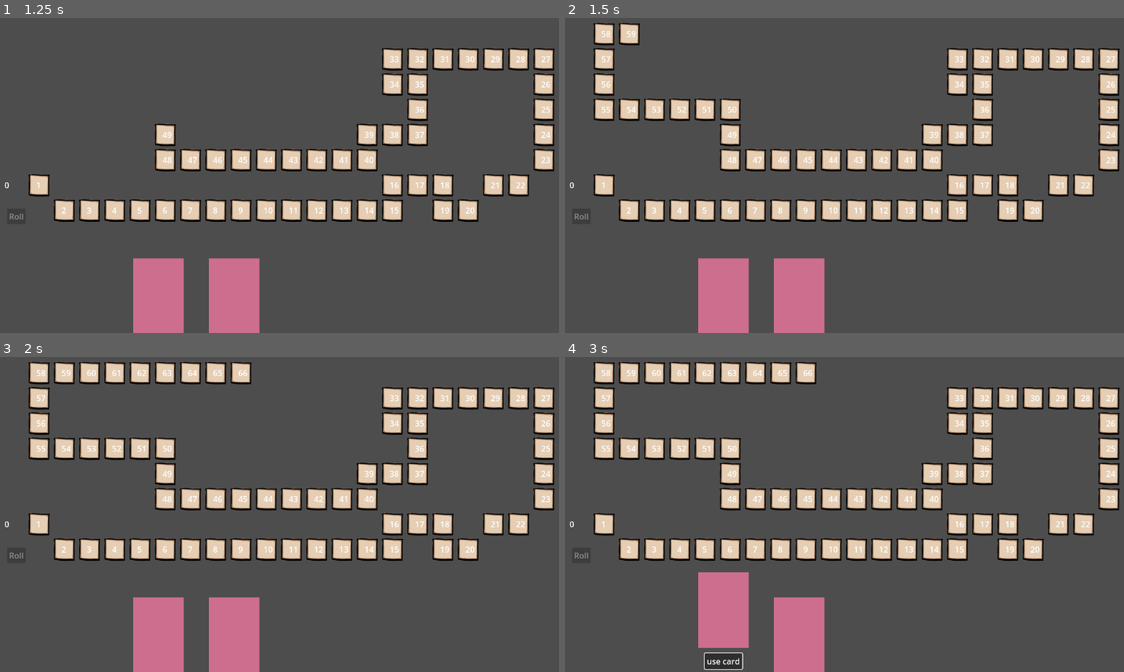
Above: before the commit, frames 1-4 (two rows, left to right).
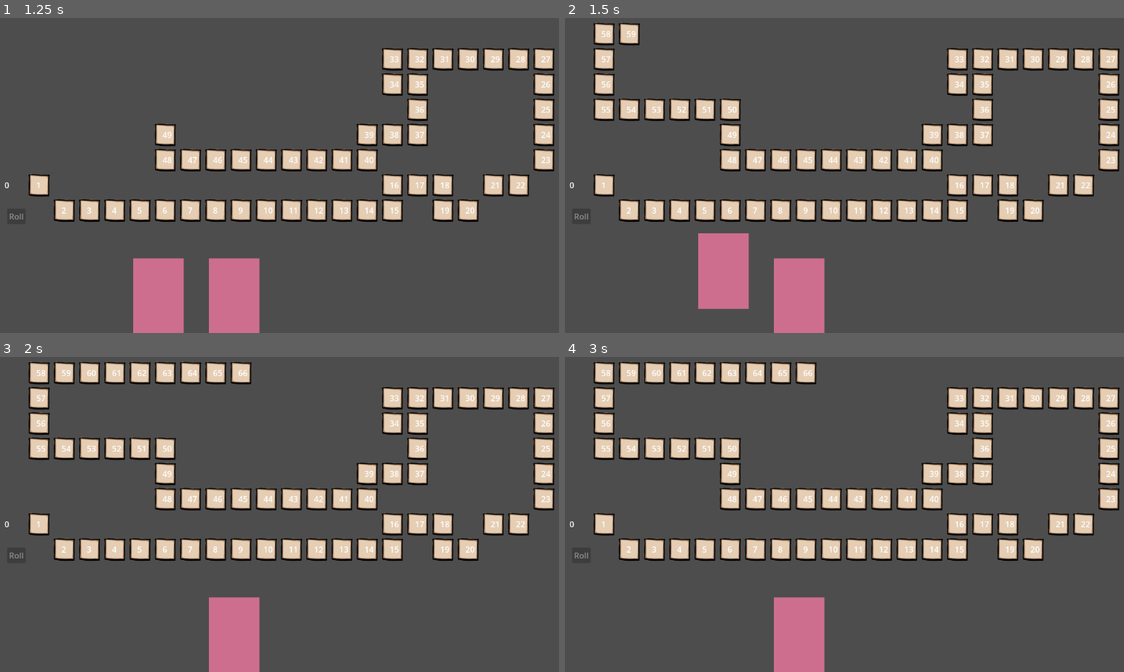
Above: after the commit, the same moments.

Repository: JJWithNoSauce/BandaiSnakeProject
Game: Godot game, scene res://scene/main.tscn
Two runs of this game, one before a commit and one after it. Both use one fixed random seed, a clock stepped at 60 frames per second and the inputs below. This scene is started directly instead of the project's main scene.
Inputs (mouse positions are in pixels of both pictures, inside the frame that each line leads up to):
- Up to frame 1 (1.25 s): click "use card" at 0.5 s
- Up to frame 2 (1.5 s): click (721, 323) at 1.25 s, where only the run before the commit has a clickable "use card"
- Up to frame 3 (2 s): no input
- Up to frame 4 (3 s): click (721, 662) at 2 s, where only the run before the commit has a clickable "use card"; tap Enter at 2.75 s; move the mouse to (721, 634) at 2.77 s; press the mouse at (721, 634) at 2.78 s

Frame 1 is identical in both runs. In frame 2, 1.4% of the frame differs, in the area x 23-33%, y 68-100%; in frame 3, 2.2%; in frame 4, 2.6%.
Error in both runs: Invalid type in function 'rpc_id' in base 'Callable'. Cannot convert argument 1 from Nil to int. (res://scripts/network/gameController.gd:38)

Commit message:
opt and fix

Diff:
--- a/scene/card/cardMagnet.tscn
+++ b/scene/card/cardMagnet.tscn
@@ -1,8 +1,9 @@
-[gd_scene load_steps=5 format=3 uid="uid://cghgbi7wc6ltj"]
+[gd_scene load_steps=6 format=3 uid="uid://cghgbi7wc6ltj"]
 
 [ext_resource type="Script" path="res://scripts/card/cardMagnat.gd" id="1_q0k73"]
 [ext_resource type="PackedScene" uid="uid://bna34vu8s5tj7" path="res://scene/component/game/comp_card_select.tscn" id="2_ty2o1"]
 [ext_resource type="PackedScene" uid="uid://bv6cgigw0e80b" path="res://scene/component/game/comp_select_allInRange.tscn" id="3_ik82p"]
+[ext_resource type="PackedScene" uid="uid://btmld4yfktbs4" path="res://scene/component/game/comp_action_walk.tscn" id="4_f36fn"]
 
 [sub_resource type="RectangleShape2D" id="RectangleShape2D_heg6y"]
 size = Vector2(492.611, 150)
@@ -25,4 +26,8 @@
 shape = SubResource("RectangleShape2D_heg6y")
 
 [node name="comp_select_allInRange" parent="." instance=ExtResource("3_ik82p")]
-stepRange = 5
+stepRange = 10
+
+[node name="CompActionWalk" parent="." instance=ExtResource("4_f36fn")]
+
+[connection signal="selectPlayer" from="comp_select_allInRange" to="." method="_on_comp_select_all_in_range_select_player"]
--- a/scripts/card/cardMagnat.gd
+++ b/scripts/card/cardMagnat.gd
@@ -1,7 +1,7 @@
 extends CardParent
 
-func _ready():
-	pass
-
-func _process(delta):
-	pass
+func _on_comp_select_all_in_range_select_player(players):
+	for i in players :
+		var step = ActionControl.nowPlayer.stepNow - i.stepNow
+		var dir = step/abs(step)
+		$CompActionWalk.walkingStep(i,abs(step),dir)
--- a/scripts/component/game/actionWalkComp.gd
+++ b/scripts/component/game/actionWalkComp.gd
@@ -10,4 +10,8 @@
 func _process(delta):
 	pass
 
-#func waklking()
+func walkingStep(player,step,dir):
+	ActionControl.server_on_setWalk.rpc(player.uid,step,dir)
+
+func walking(player):
+	ActionControl.server_on_setWalk.rpc(player.walkStep,dir)
--- a/scripts/component/game/comp_select_allInRange.gd
+++ b/scripts/component/game/comp_select_allInRange.gd
@@ -12,4 +12,4 @@
 
 		var delStep = nowPlayer.stepNow - player.stepNow
 		if abs(delStep) <= stepRange:
-			setTarget(player,true)
+			setTarget(player,false)
--- a/scripts/component/ui/aim.gd
+++ b/scripts/component/ui/aim.gd
@@ -15,10 +15,13 @@
 	add_to_group("card")
 	add_to_group("aimming")
 	global_scale = Vector2(1,1)
-	if not isCanSelect :
-		$Polygon2D.visible = false
-		$Polygon2D2.visible = true
+	if not isCanSelect : select(true)
 
+
+func select(s):
+	$Polygon2D.visible = !s
+	$Polygon2D2.visible = s
+	isSelect = s
 
 func _process(delta):
 	global_position = player.global_position
@@ -31,9 +34,7 @@
 
 func _input(event):
 	if event.is_action_pressed("click") and isMouse and isCanSelect:
-		$Polygon2D.visible = false
-		$Polygon2D2.visible = true
-		isSelect = true
+		select(true)
 		get_tree().call_group("aimming","playerSelected")
 
 func playerSelected():
@@ -41,7 +42,7 @@
 	queue_free()
 
 func on_useCard():
-	if isSelect or not isCanSelect:
+	if isSelect :
 		selectPlayer.emit(player)
 	queue_free()
 
--- a/scripts/main.gd
+++ b/scripts/main.gd
@@ -2,6 +2,7 @@
 @export var playerScene:PackedScene
 var point = 0
 var reqPoint = 0
+var isWalkRoll = false
 
 func _ready():
 	add_to_group("system")
@@ -38,14 +39,19 @@
 	await Lib.wait(0.2)
 	point = GameController.point
 
-	GameController.server_getEndTurn.rpc()
 	get_tree().call_group("moving","on_walkToStep",point,1)
 
 	reqPoint = 0
 	$ui/point.text = str(point)
 	$ui/roll.disabled = true
 	$trunTimeout.stop()
+	isWalkRoll = true
 
+
+func on_walked():
+	if not isWalkRoll : return
+	isWalkRoll = false
+	GameController.server_getEndTurn.rpc()
 	get_tree().call_group("network","on_endTurn")
 
 func on_isTurn():
--- a/scripts/network/actionControl.gd
+++ b/scripts/network/actionControl.gd
@@ -1,7 +1,16 @@
 extends Node
 
 var playersStat = {}
-var nowPlayer
+var nowPlayer : Player
 
 func setNowPlayer(id):
 	nowPlayer = playersStat[id]
+
+@rpc("any_peer","call_local","reliable",3)
+func server_on_setWalk(id,step,dir):
+	if not Lib.isServer() : return
+	on_getWalk.rpc_id(id,step,dir)
+
+@rpc("authority","call_local","reliable",3)
+func on_getWalk(step,dir):
+	nowPlayer.on_walkToStep(step,dir)
--- a/scripts/player.gd
+++ b/scripts/player.gd
@@ -5,9 +5,7 @@
 var ladder:Ladder
 var isWalk = false
 var uid = 0
-var stepWalk = 0
 var stepNow = 1
-var stepDir = 1
 var nextPos = Vector2(0,0)
 
 func init(pos,playerInfo,n,l,now):
@@ -35,27 +33,29 @@
 
 func _physics_process(delta):
 	if not isSelf(): return
-	if stepWalk : position = position.move_toward(nextPos,10)
+	if isWalk : position = position.move_toward(nextPos,10)
 
 func on_walkToStep(s,dir):
-	stepWalk = s
-	stepDir = dir
+	isWalk = true
 	stepNow += 1 * dir
-	stepWalk -= 1
 	nextPos = ladder.getPosFromStep(stepNow)
-
-	await Lib.wait(0.4)
+	await Lib.wait(0.2)
 	if ladder.step != stepNow :
-		if stepWalk : on_walkToStep(stepWalk,stepDir)
+		if s > 1 :
+			on_walkToStep(s-1,dir)
+		else :
+			get_tree().call_group("system","on_walked")
+			isWalk = false
 		return
 
-	if stepWalk > 0 : stepDir = -1
+	if s > 0 : on_walkToStep(s-1,-dir)
 	else :
-		stepWalk = 0
 		get_tree().call_group("system","on_winned")
 
 func setStep(s):
 	var pos = ladder.getPosFromStep(s)
+	nextPos = pos
+	stepNow = s
 	position = pos
 
 func reqPoint(p):
--- a/scripts/superClass/cardParent.gd
+++ b/scripts/superClass/cardParent.gd
@@ -18,9 +18,15 @@
 
 	if activate :
 		use.visible = true
+		await Lib.wait(0.1)
 		use.global_position.x = global_position.x - use.size.x/2
 		position.y -= 50
 	else :
 		use.visible = false
 		get_tree().call_group("card","on_deActivate")
 		position.y += 50
+
+func on_useCard():
+	if not activate : return
+	await Lib.wait(0.2)
+	queue_free()
--- a/scripts/superClass/selectParent.gd
+++ b/scripts/superClass/selectParent.gd
@@ -4,15 +4,18 @@
 var aim:PackedScene = load("res://scene/component/ui/aim.tscn")
 signal selectPlayer(players)
 var players = []
+var act = false
 
 func _ready():
 	get_parent().connect("isActivate",activate)
+	add_to_group("card")
 
 func _process(delta):
 	pass
 
 func activate(p):
-	if p : genSelect()
+	act = p
+	if act : genSelect()
 
 func genSelect(): pass
 
@@ -24,3 +27,8 @@
 
 func getSelectPlayer(player):
 	players.append(player)
+
+func on_useCard():
+	if not act : return
+	await Lib.wait(0.1)
+	selectPlayer.emit(players)
--- a/scripts/ui/cardContainer.gd
+++ b/scripts/ui/cardContainer.gd
@@ -12,22 +12,22 @@
 func _process(delta):
 	pass
 
-
 func _on_card_pos_child_entered_tree(node):
-	cardsPos[node.position] = false
+	cardsPos[node.position] = null
 
 func draw():
 	var ins = card.instantiate()
 
 	for i in cardsPos:
 		if cardsPos[i] : continue
-		cardsPos[i] = true
+		cardsPos[i] = ins
 		ins.init(i)
 		add_child(ins)
 		return
 
 func _on_use_card_pressed():
 	get_tree().call_group("card","on_useCard")
+	$useCard.visible = false
 
 func on_isTurn():
 	$useCard.disabled = false
